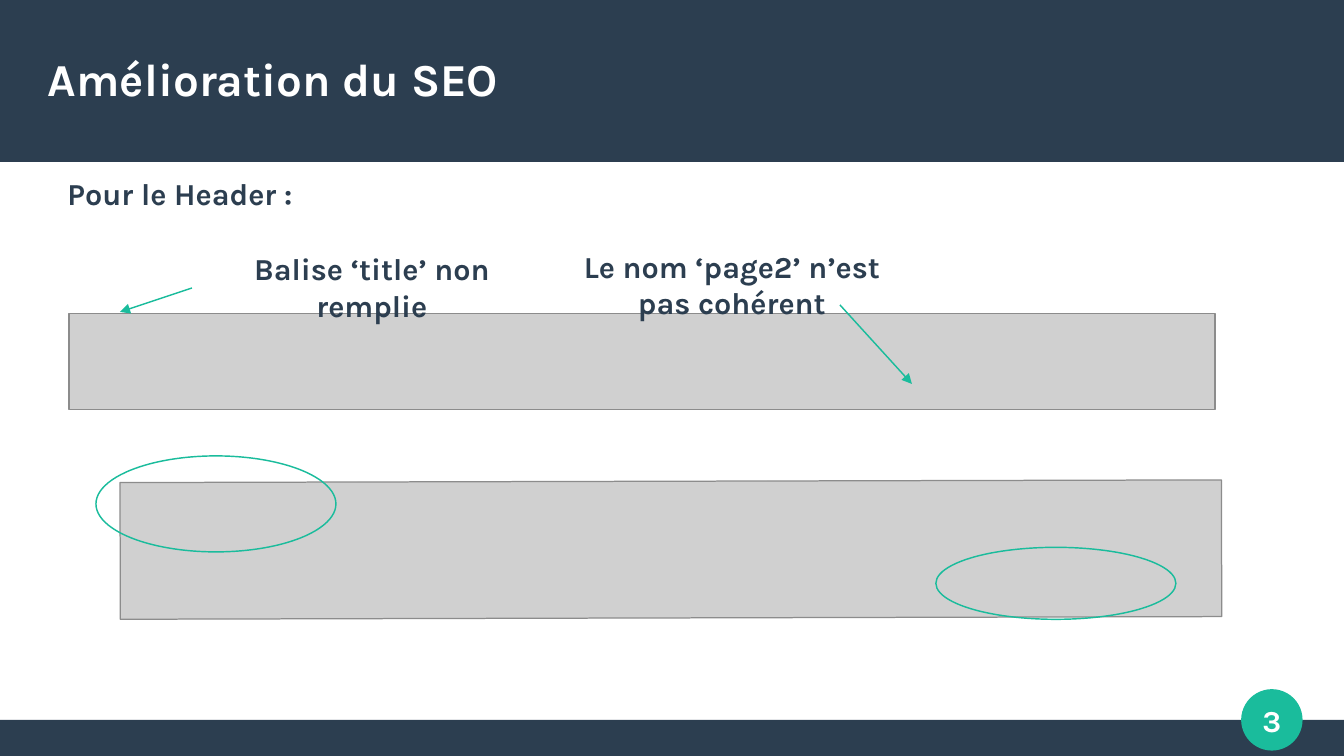
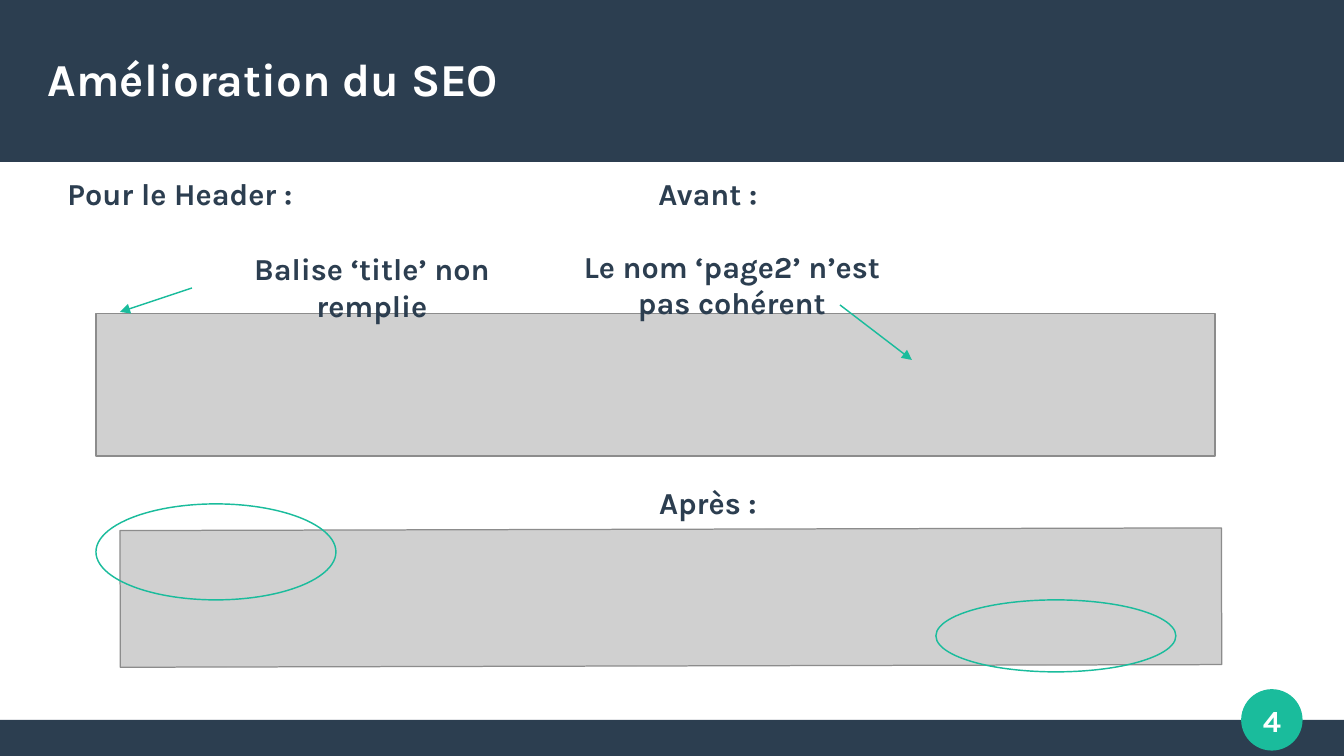
Before and after one commit to pigloo63/Projet4OPC, a slide deck: slide 4 of Docs/Rapport d'optimisation.odp (slide 3 before the commit). Drawn at 1344x756 pixels with LibreOffice and Linux fonts; fonts in the diff are those of the drawing; grey boxes stand for pictures. Boxes give left, top, right and bottom in pixels: in the first picture for what was removed or moved away, otherwise in the second. Text is boxed around its words. In the diff, an @@ line names an element or a change of style, - is before the commit and + after.

```diff
--- a/Docs/Rapport d'optimisation.odp
+++ b/Docs/Rapport d'optimisation.odp
@@ text added at bbox=[658, 185, 741, 206], 18 pt, text #2C3E50, bold @@
+Avant :
@@ picture: place and size @@
-picture at bbox=[70, 313, 1216, 410]
+picture at bbox=[96, 313, 1216, 456]
@@ arrow moved from (840, 305) - (912, 384) to (840, 305) - (912, 360) @@
@@ ellipse: place and size @@
-ellipse at bbox=[96, 456, 337, 552]
+ellipse at bbox=[96, 504, 337, 600]
@@ text added at bbox=[659, 490, 741, 522], 18 pt, text #2C3E50, bold @@
+Après :
@@ picture: place and size @@
-picture at bbox=[121, 481, 1223, 619]
+picture at bbox=[121, 528, 1223, 667]
@@ ellipse: place and size @@
-ellipse at bbox=[937, 548, 1177, 620]
+ellipse at bbox=[937, 600, 1177, 672]
@@ page number at bbox=[1263, 712, 1281, 732]: text changed @@
-3
+4
```
Also in this commit, not shown: 5 other slides changed, 9 slides added, 8 slides removed, 5 other files.
